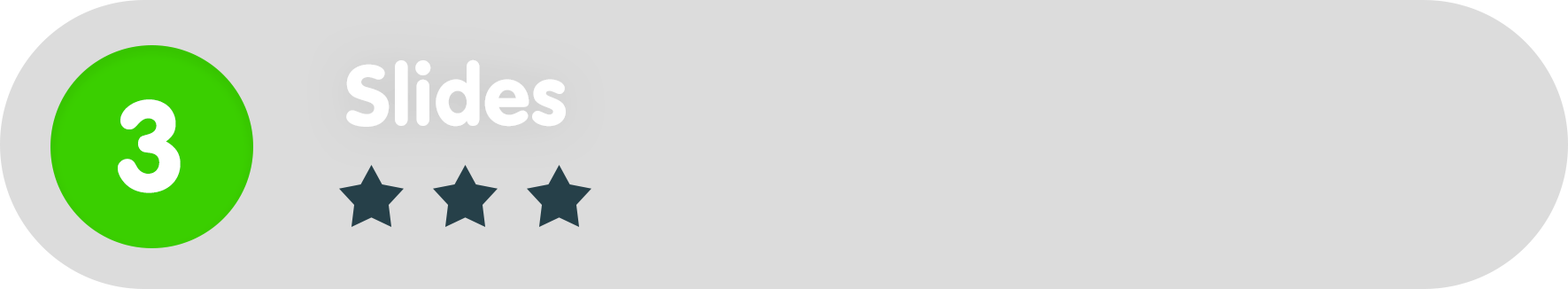
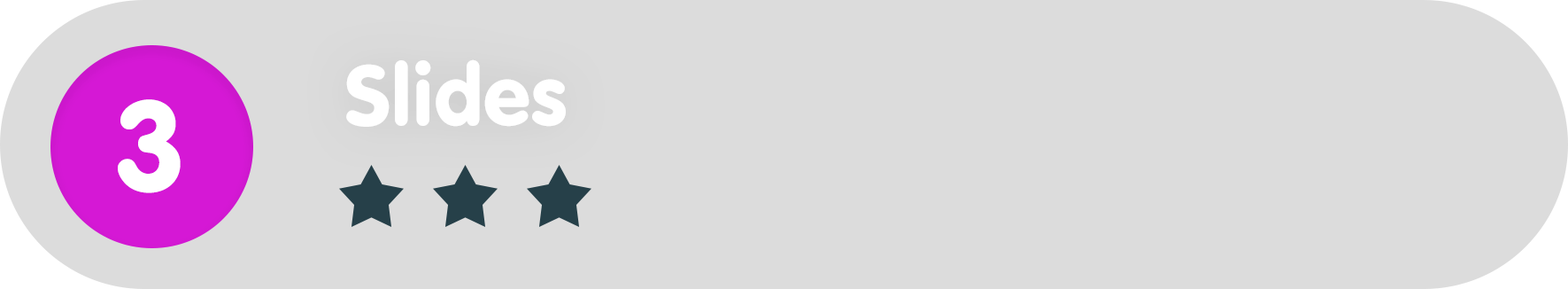
Layered file, before and after one edit (1568px x 289px). Changes by layer:
painted on "Ellipse_green" over [50, 45, 254, 248]
